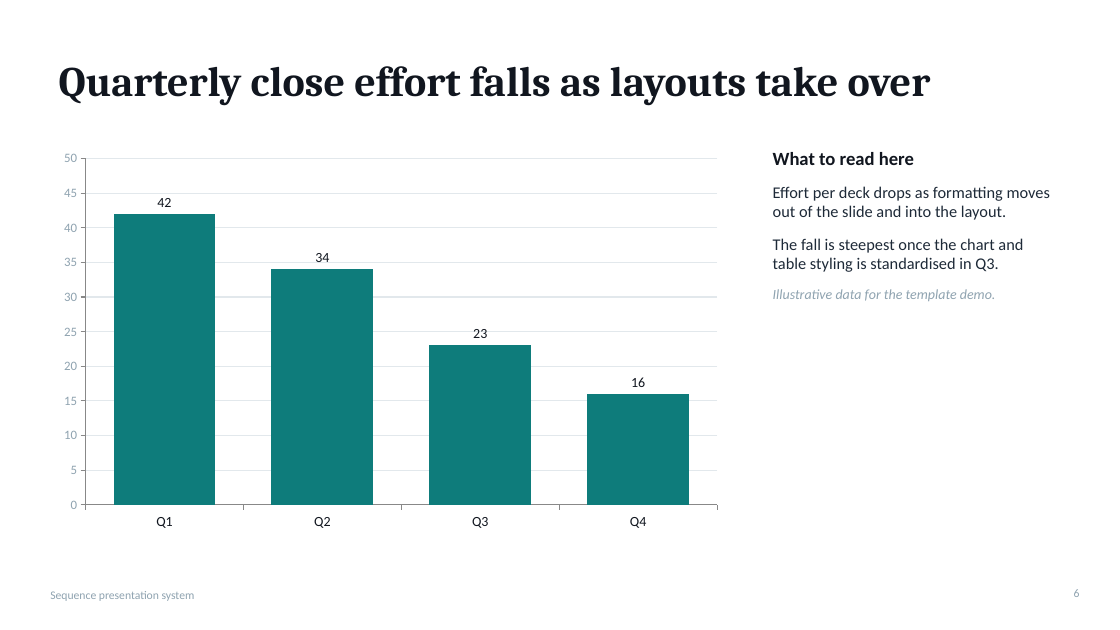
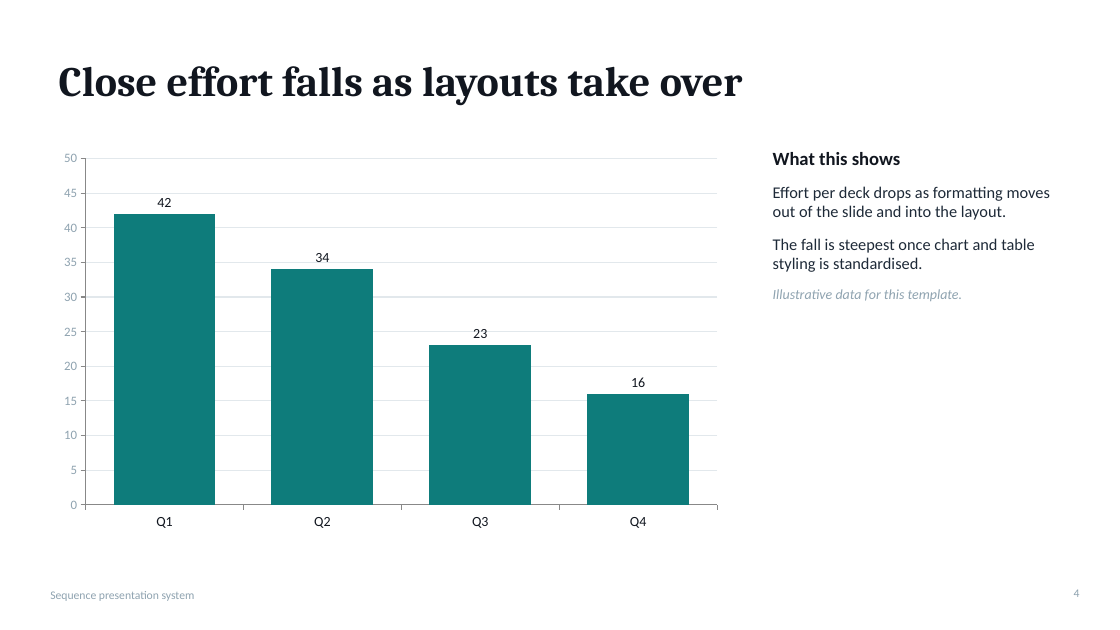
Before and after one commit to Addy2055/sequence-deck-template, a slide deck: slide 4 of Sequence-template.potx (slide 6 before the commit). Drawn at 1120x630 pixels with LibreOffice and Linux fonts; fonts in the diff are those of the drawing. Boxes give left, top, right and bottom in pixels: in the first picture for what was removed or moved away, otherwise in the second. Text is boxed around its words. In the diff, an @@ line names an element or a change of style, - is before the commit and + after.

```diff
--- a/Sequence-template.potx
+++ b/Sequence-template.potx
@@ title at (x1=59, y1=66, x2=743, y2=106): text changed @@
-Quarterly close effort falls as layouts take over
+Close effort falls as layouts take over
@@ text at (x1=773, y1=152, x2=901, y2=165): text changed @@
-What to read here
+What this shows
@@ text at (x1=773, y1=238, x2=1035, y2=301): text changed @@
-The fall is steepest once the chart and table styling is standardised in Q3.
-Illustrative data for the template demo.
+The fall is steepest once chart and table styling is standardised.
+Illustrative data for this template.
@@ page number at (x1=1074, y1=589, x2=1080, y2=597): text changed @@
-6
+4
```
Also in this commit, not shown: 3 other slides changed, 1 slide added, 6 slides removed, 10 other files.
